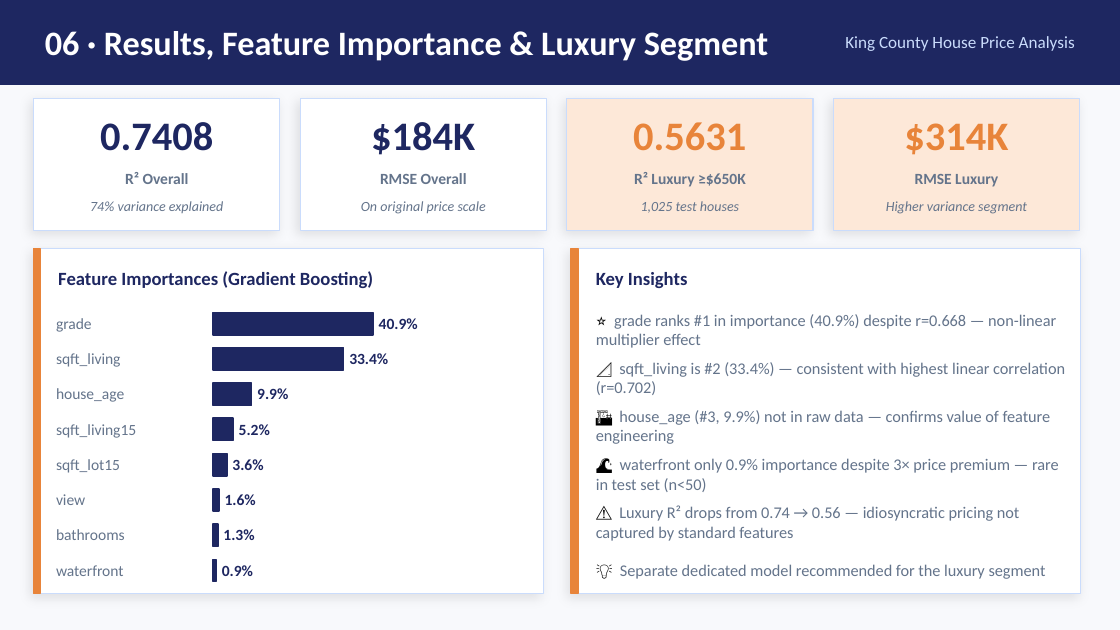
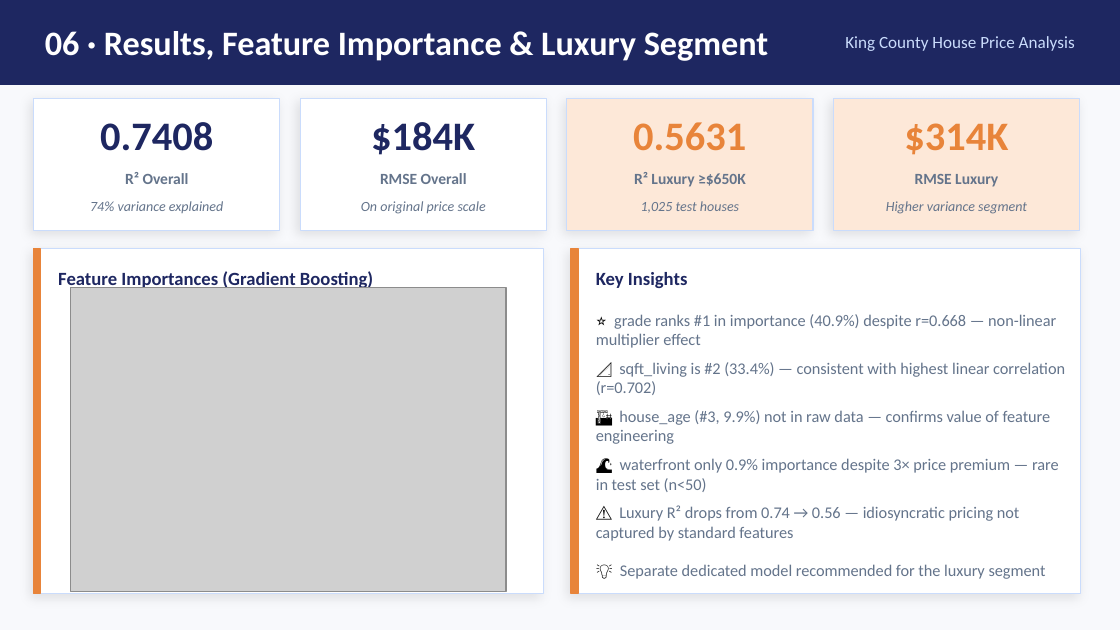
Before and after one commit to lauraromerog/Real-State-Finance, a slide deck: slide 9 of King_County_Presentation.pptx (slide 7 before the commit). Drawn at 1120x630 pixels with LibreOffice and Linux fonts; fonts in the diff are those of the drawing; grey boxes stand for pictures. Boxes give left, top, right and bottom in pixels: in the first picture for what was removed or moved away, otherwise in the second. Text is boxed around its words. In the diff, an @@ line names an element or a change of style, - is before the commit and + after.

```diff
--- a/King_County_Presentation.pptx
+++ b/King_County_Presentation.pptx
@@ picture added at [71, 288, 506, 591] @@
@@ text removed at [56, 318, 92, 332] @@
-grade
@@ rectangle removed at [213, 312, 373, 335] @@
@@ text removed at [379, 318, 418, 329] @@
-40.9%
@@ text removed at [56, 353, 121, 367] @@
-sqft_living
@@ rectangle removed at [213, 347, 344, 370] @@
@@ text removed at [349, 353, 388, 364] @@
-33.4%
@@ text removed at [56, 388, 124, 402] @@
-house_age
@@ rectangle removed at [213, 383, 252, 405] @@
@@ text removed at [257, 388, 288, 399] @@
-9.9%
@@ rectangle removed at [213, 418, 233, 440] @@
@@ text removed at [56, 424, 136, 438] @@
-sqft_living15
@@ text removed at [239, 424, 270, 435] @@
-5.2%
@@ text removed at [56, 459, 120, 473] @@
-sqft_lot15
@@ rectangle removed at [213, 454, 227, 476] @@
@@ text removed at [232, 459, 263, 470] @@
-3.6%
@@ text removed at [56, 494, 85, 505] @@
-view
@@ rectangle removed at [213, 489, 220, 512] @@
@@ text removed at [225, 494, 256, 505] @@
-1.6%
@@ text removed at [56, 529, 125, 540] @@
-bathrooms
@@ rectangle removed at [213, 524, 218, 547] @@
@@ text removed at [223, 529, 254, 540] @@
-1.3%
@@ text removed at [56, 565, 124, 576] @@
-waterfront
@@ rectangle removed at [213, 560, 216, 582] @@
@@ text removed at [222, 565, 253, 576] @@
-0.9%
```
Also in this commit, not shown: 1 other slide changed, 2 slides added.
